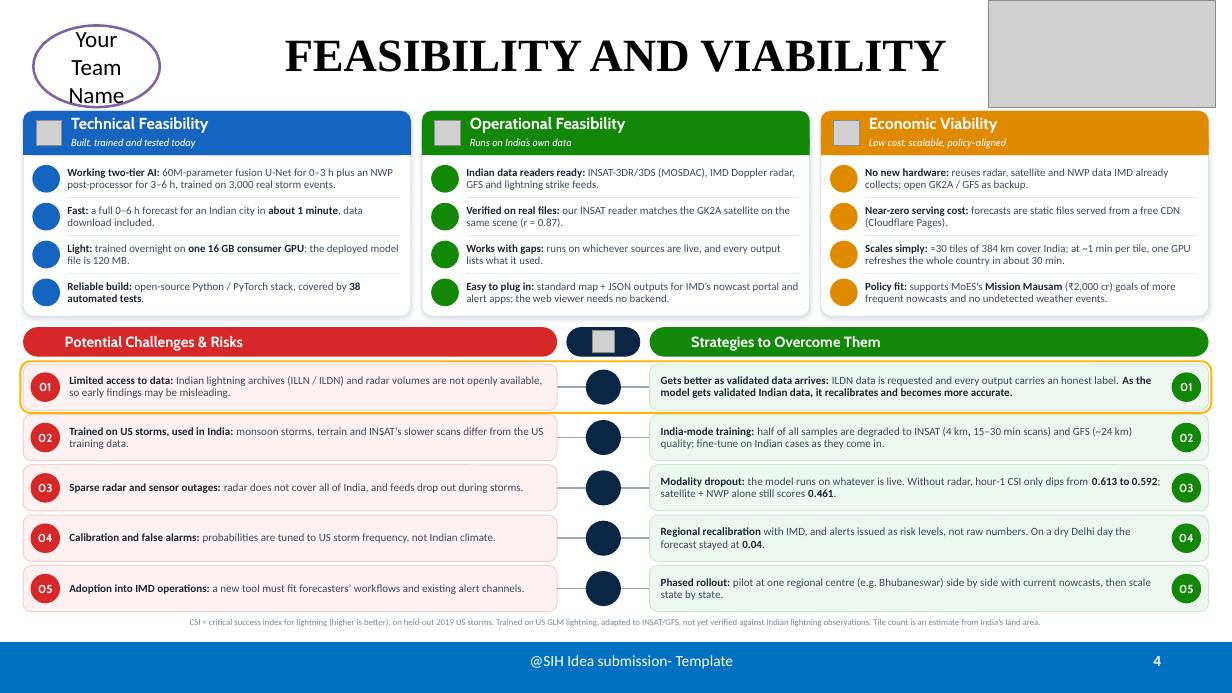
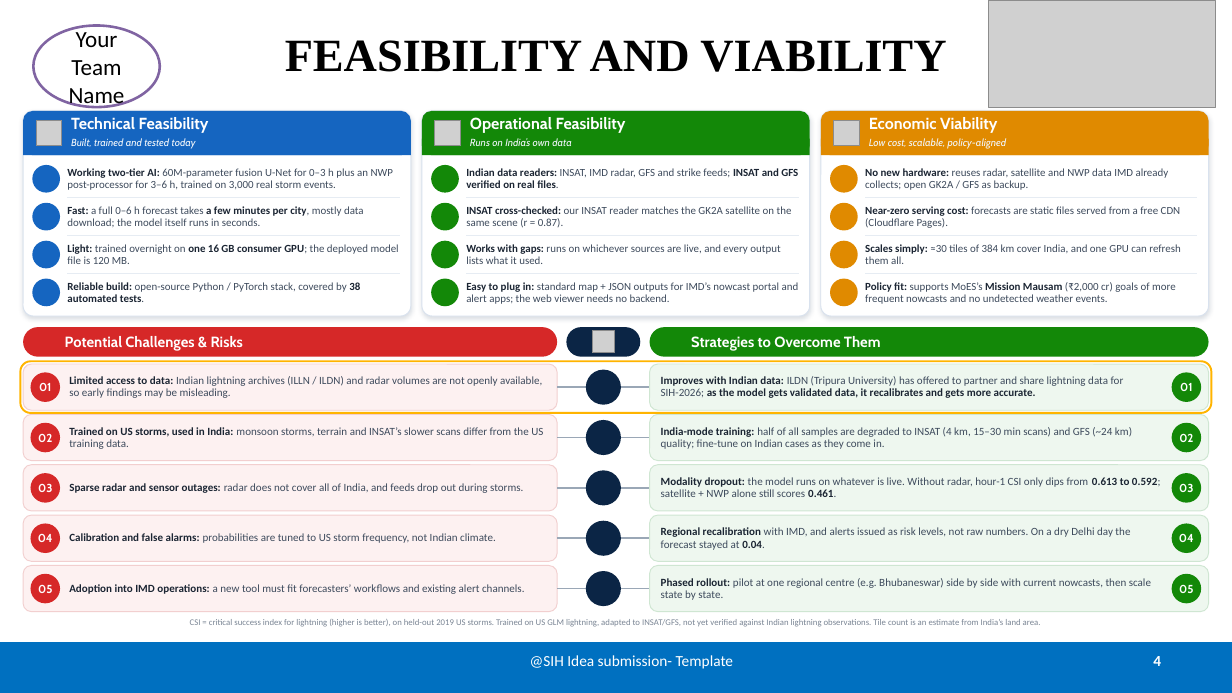
Before and after one commit to adit1290codesrank/tadit, a slide deck: slide 4 of SIH-PPT.pptx. Drawn at 1232x693 pixels with LibreOffice and Linux fonts; fonts in the diff are those of the drawing; grey boxes stand for pictures; background and template pictures are left out. Boxes give left, top, right and bottom in pixels: in the first picture for what was removed or moved away, otherwise in the second. Text is boxed around its words. In the diff, an @@ line names an element or a change of style, - is before the commit and + after.

Commit message:
Updated PPT

```diff
--- a/SIH-PPT.pptx
+++ b/SIH-PPT.pptx
@@ text at <box>466,168,798,188</box>: text changed; text colour #3D4A5C to #1B2533; bold on @@
-Indian data readers ready: INSAT-3DR/3DS (MOSDAC), IMD Doppler radar, GFS and lightning strike feeds.
+Indian data readers: INSAT, IMD radar, GFS and strike feeds; INSAT and GFS verified on real files.
@@ text at <box>67,206,364,227</box>: text changed @@
-Fast: a full 0–6 h forecast for an Indian city in about 1 minute, data download included.
+Fast: a full 0–6 h forecast takes a few minutes per city, mostly data download; the model itself runs in seconds.
@@ text at <box>466,206,792,228</box>: text changed @@
-Verified on real files: our INSAT reader matches the GK2A satellite on the same scene (r = 0.87).
+INSAT cross-checked: our INSAT reader matches the GK2A satellite on the same scene (r = 0.87).
@@ text at <box>865,244,1180,264</box>: text changed @@
-Scales simply: ≈30 tiles of 384 km cover India; at ~1 min per tile, one GPU refreshes the whole country in about 30 min.
+Scales simply: ≈30 tiles of 384 km cover India, and one GPU can refresh them all.
@@ text at <box>661,376,1124,398</box>: text changed @@
-Gets better as validated data arrives: ILDN data is requested and every output carries an honest label. As the model gets validated Indian data, it recalibrates and becomes more accurate.
+Improves with Indian data: ILDN (Tripura University) has offered to partner and share lightning data for SIH-2026; as the model gets validated data, it recalibrates and gets more accurate.
```
Also in this commit, not shown: 4 other slides changed, 13 other files.
